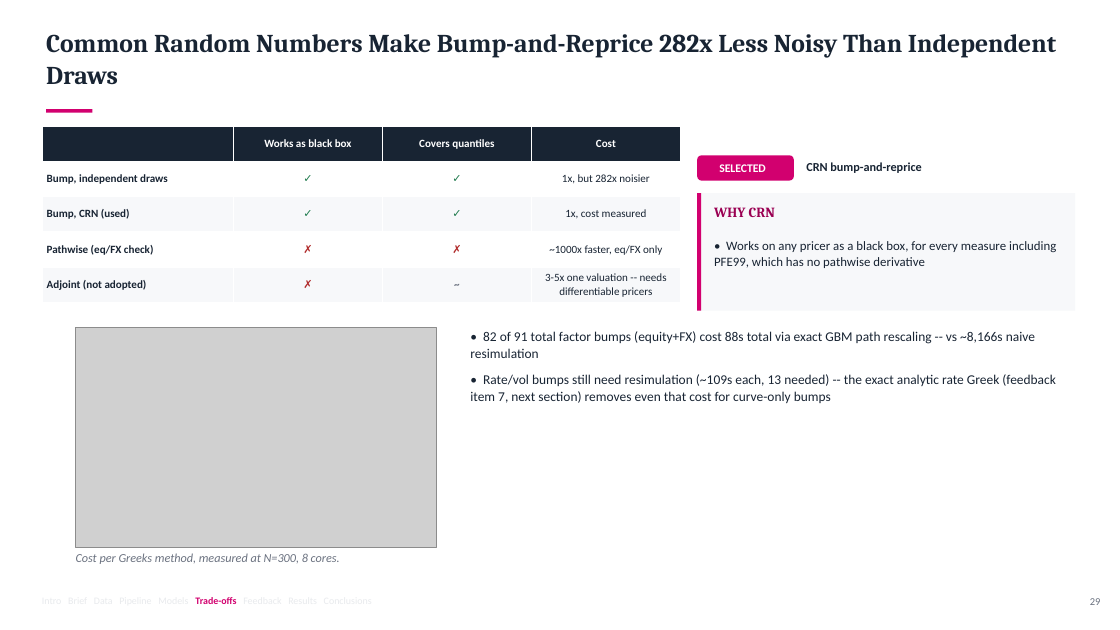
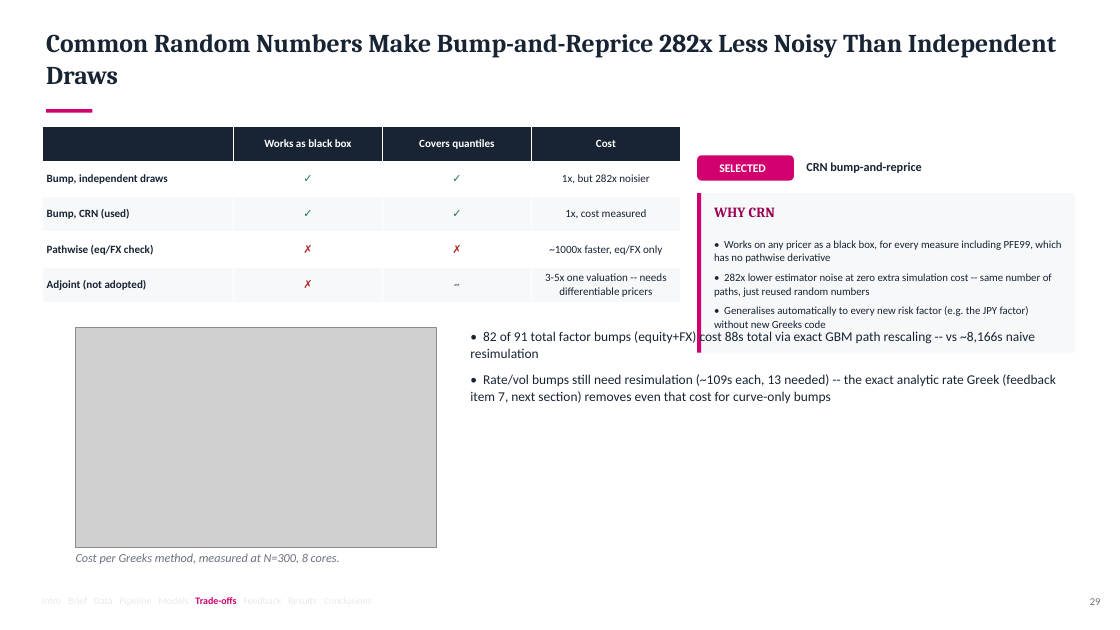
Before and after one commit to eshapandya24/capitolis-risk-engine, a slide deck: slide 29 of docs/Capitolis_CCR_Client_Final_Presentation.pptx. Drawn at 1120x630 pixels with LibreOffice and Linux fonts; fonts in the diff are those of the drawing; grey boxes stand for pictures. Boxes give left, top, right and bottom in pixels: in the first picture for what was removed or moved away, otherwise in the second. Text is boxed around its words. In the diff, an @@ line names an element or a change of style, - is before the commit and + after.

```diff
--- a/docs/Capitolis_CCR_Client_Final_Presentation.pptx
+++ b/docs/Capitolis_CCR_Client_Final_Presentation.pptx
@@ rectangle: place and size @@
-rectangle at [697, 193, 1075, 311]
+rectangle at [697, 193, 1075, 353]
@@ rectangle: place and size @@
-rectangle at [697, 193, 702, 311]
+rectangle at [697, 193, 702, 353]
@@ text at [714, 240, 1061, 263]: size 11 to 9.3 pt in "• Works on any pricer as a ..." @@
@@ text at [714, 273, 1052, 328]: paragraphs added @@
+• 282x lower estimator noise at zero extra simulation cost -- same number of paths, just reused random numbers
+• Generalises automatically to every new risk factor (e.g. the JPY factor) without new Greeks code
```
Also in this commit, not shown: 11 other slides changed, 1 other file.
